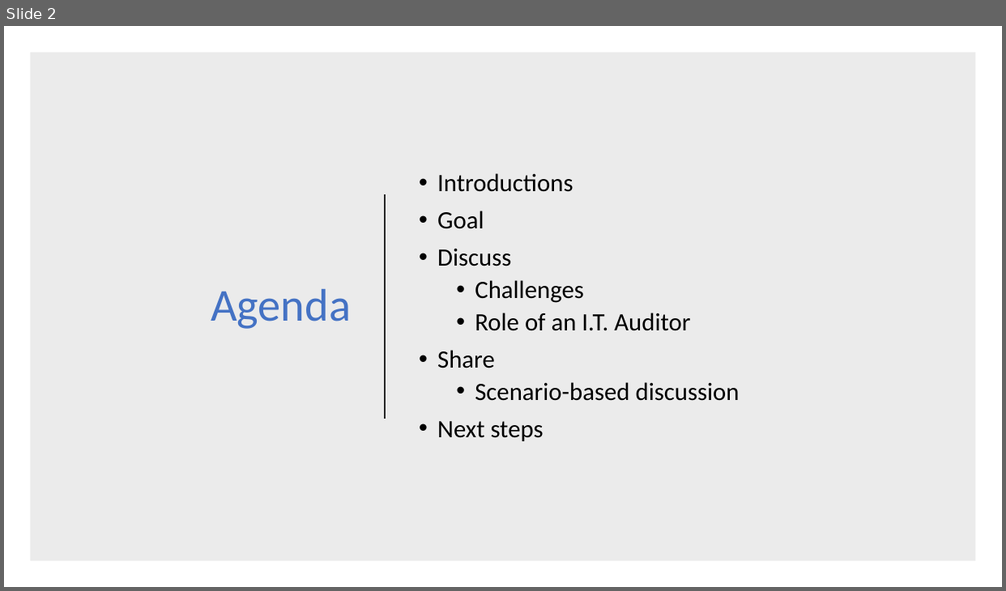
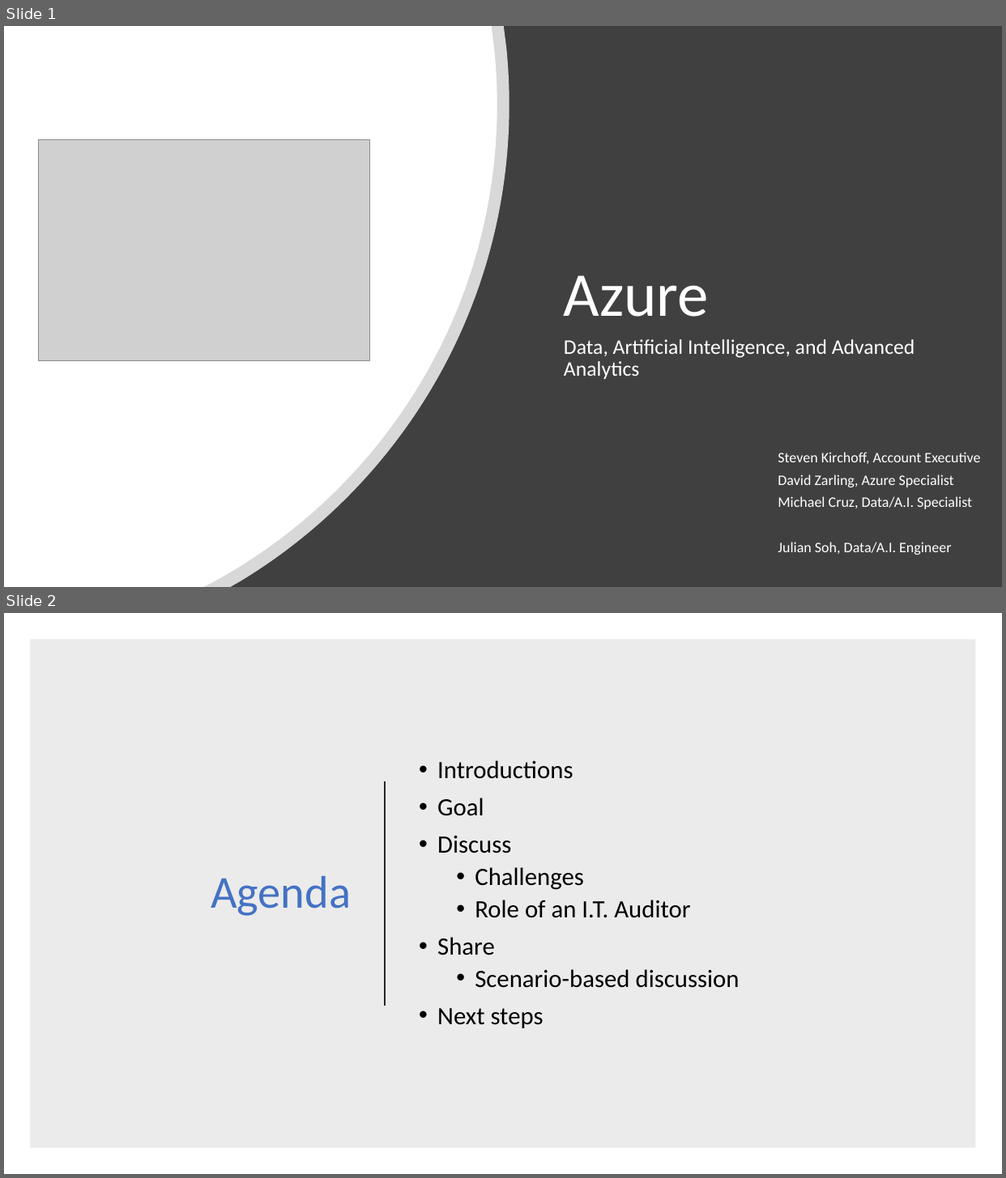
Before and after one commit to juliansoh/Databricks-Financial-Fraud, a slide deck: slides/Presentation for Auditors.pptx. Shown one above the other, each under a label of ours: slide 2 before the commit, slides 1 and 2 after it. The pictures are 1006x591 and 1006x1178 pixels, drawn with LibreOffice and Linux fonts; fonts in the diff are those of the drawing; grey boxes stand for pictures. Boxes give left, top, right and bottom in pixels: in the first picture for what was removed or moved away, otherwise in the second. Text is boxed around its words. In the diff, an @@ line names an element or a change of style, - is before the commit and + after.

```diff
--- a/slides/Presentation for Auditors.pptx
+++ b/slides/Presentation for Auditors.pptx
@@ slide 1 added at (4,26,1002,587), background #FFFFFF @@
@@ rectangle added at (4,26,1002,587), fill #404040 @@
@@ freeform shape added at (4,26,509,587), fill #FFFFFF at 80% opacity @@
@@ freeform shape added at (4,26,497,587), fill #FFFFFF @@
@@ picture added at (39,139,370,361) @@
@@ title added at (564,275,709,317), 60 pt, text #FFFFFF @@
+Azure
@@ subtitle added at (564,339,915,379), 20 pt, text #FFFFFF @@
+Data, Artificial Intelligence, and Advanced Analytics
@@ text added at (778,452,980,555), 14 pt, text #FFFFFF @@
+Steven Kirchoff, Account Executive
+David Zarling, Azure Specialist
+Michael Cruz, Data/A.I. Specialist
+Julian Soh, Data/A.I. Engineer
```
Also in this commit, not shown: 3 slides changed, 3 other slides added, 2 slides removed.
